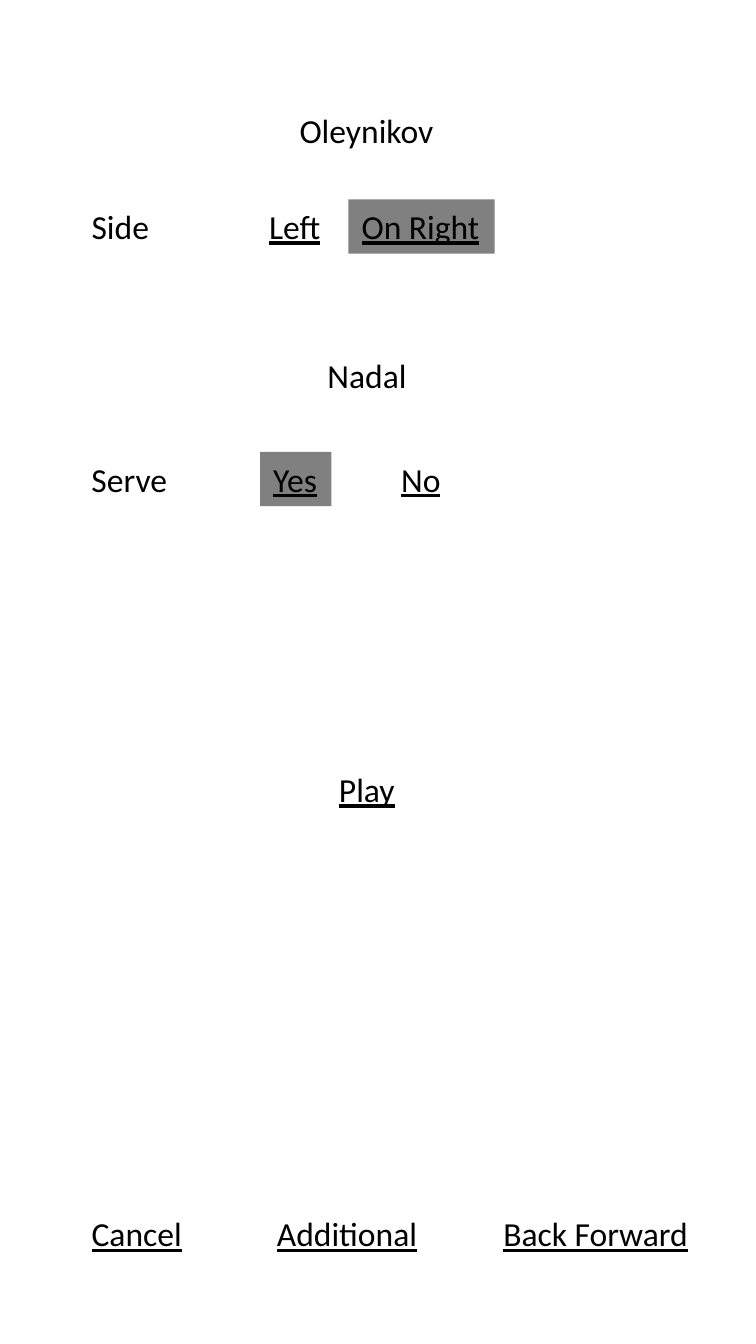
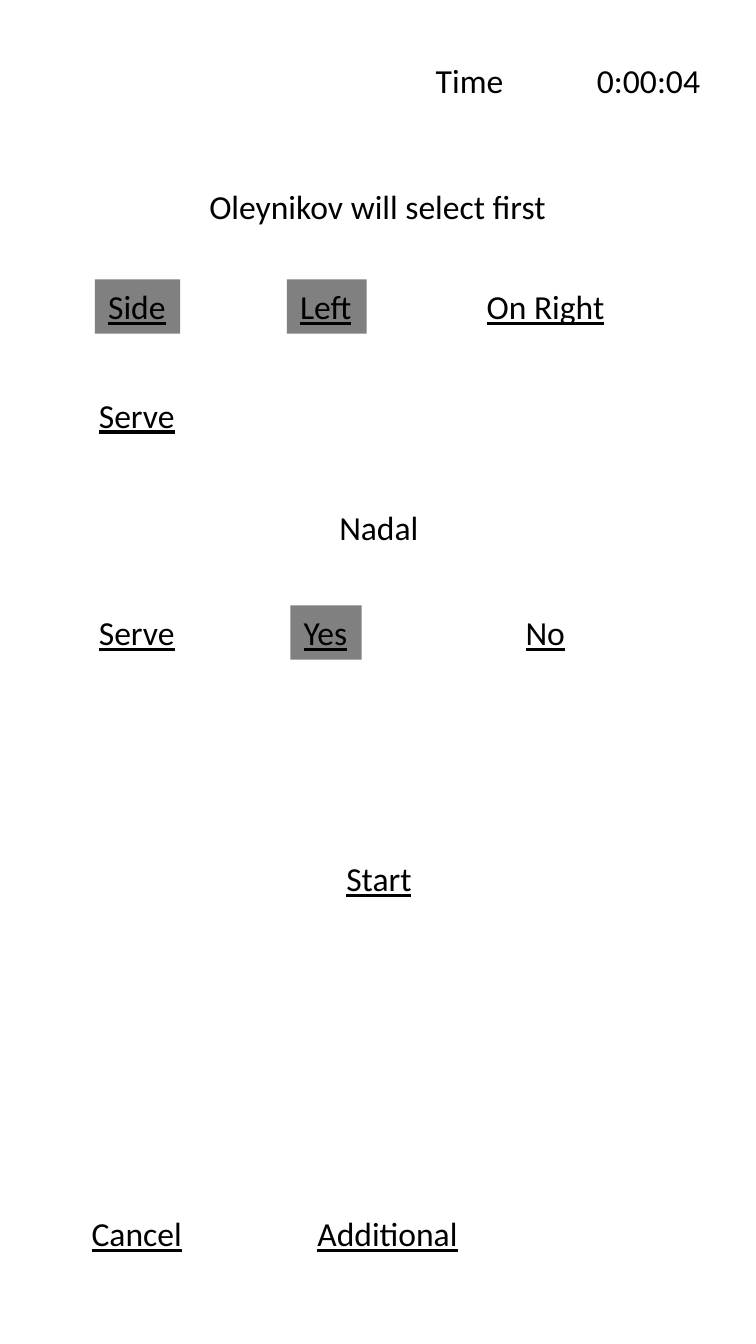
Before and after one commit to yuriyoleynikov/YoTennis, a slide deck: slide 15 of docs/UI.pptx (slide 14 before the commit). Drawn at 756x1344 pixels with LibreOffice and Linux fonts; fonts in the diff are those of the drawing. Boxes give left, top, right and bottom in pixels: in the first picture for what was removed or moved away, otherwise in the second. Text is boxed around its words. In the diff, an @@ line names an element or a change of style, - is before the commit and + after.

Commit message:
UI completed.

```diff
--- a/docs/UI.pptx
+++ b/docs/UI.pptx
@@ text added at (x1=436, y1=70, x2=504, y2=94), 18 pt, text #000000 @@
+Time
@@ text added at (x1=597, y1=71, x2=700, y2=94), 18 pt, text #000000 @@
+0:00:04
@@ text at (x1=209, y1=195, x2=546, y2=225): text changed @@
-Oleynikov
+Oleynikov will select first
@@ rectangle "Side" resized from (x1=92, y1=215, x2=149, y2=240) to (x1=96, y1=280, x2=180, y2=334) @@
@@ rectangle "Side" at (x1=96, y1=280, x2=180, y2=334): underline on; fill none to #808080 @@
@@ rectangle "Left" resized from (x1=269, y1=216, x2=320, y2=245) to (x1=287, y1=280, x2=366, y2=334) @@
@@ rectangle "Left" at (x1=287, y1=280, x2=366, y2=334): fill none to #808080 @@
@@ text "On Right" moved from (x1=348, y1=199, x2=495, y2=253) to (x1=487, y1=295, x2=604, y2=325) @@
@@ text "On Right" at (x1=487, y1=295, x2=604, y2=325): fill #808080 to none @@
@@ text "Serve" moved from (x1=91, y1=470, x2=167, y2=493) to (x1=99, y1=406, x2=175, y2=434) @@
@@ text "Serve" at (x1=99, y1=406, x2=175, y2=434): underline on @@
@@ text "Nadal" moved from (x1=327, y1=364, x2=406, y2=389) to (x1=339, y1=516, x2=418, y2=541) @@
@@ text added at (x1=99, y1=623, x2=175, y2=651), 18 pt, text #000000, underline @@
+Serve
@@ rectangle "Yes" moved from (x1=260, y1=452, x2=331, y2=506) to (x1=291, y1=607, x2=362, y2=660) @@
@@ text "No" moved from (x1=401, y1=470, x2=440, y2=497) to (x1=526, y1=623, x2=565, y2=651) @@
@@ text removed at (x1=339, y1=778, x2=395, y2=808) @@
-Play
@@ text added at (x1=346, y1=869, x2=411, y2=897), 18 pt, text #000000, underline @@
+Start
@@ text "Additional" moved from (x1=277, y1=1222, x2=417, y2=1252) to (x1=317, y1=1222, x2=457, y2=1252) @@
@@ text removed at (x1=503, y1=1222, x2=688, y2=1252) @@
-Back Forward
```
Also in this commit, not shown: 9 other slides changed, 77 slides added, 4 slides removed.
